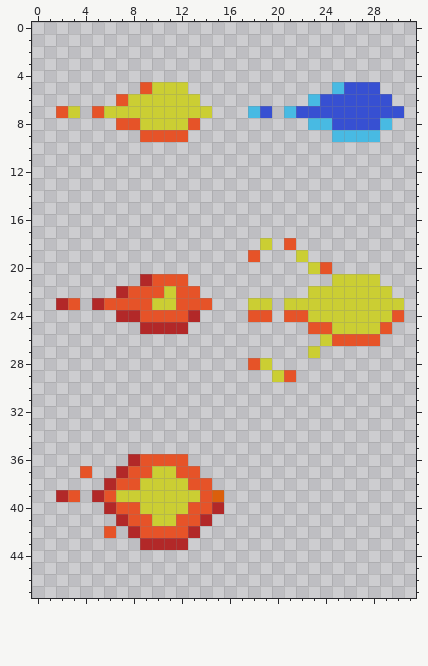
Two versions of one pixel-art sprite, assets/sprites/guns/Bullets.png. The first picture shows the starting point.
The file is 32x48 pixels. The old version is drawn lined up with the new one.
Now the later version:
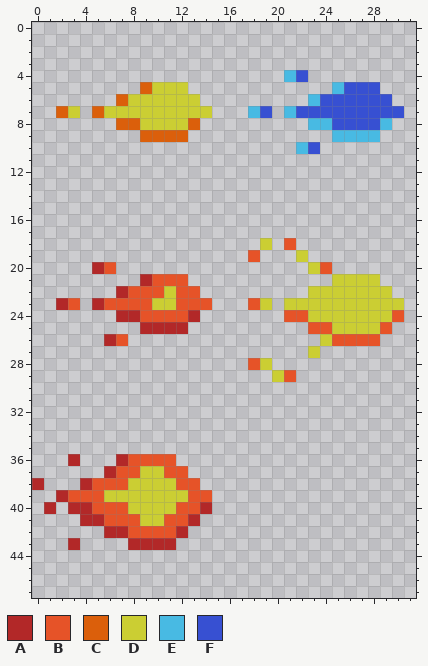
Palette (. is transparent): A #b22828  B #e65328  C #db5f0b  D #cbce33  E #48bae3  F #3750d2
Changes in this commit:
whole drawing moved by +2,+0 (the old picture is shown already moved)
y 4: x 21..22 .. -> EF
y 5: x 9 B -> C
y 6: x 7 B -> C
y 7: x 2 B -> C; x 5 B -> C
y 8: x 7..8 BB -> CC; x 13 B -> C
y 9: x 9..12 BBBB -> CCCC
y 10: x 22..23 .. -> EF
y 20: x 5..6 .. -> AB
y 23: x 18 D -> B
y 24: x 18..19 BB -> ..
y 26: x 6..7 .. -> AB
y 36: x 3 . -> A; x 7..8 .A -> AB; x 12 B -> .
y 37: x 4 B -> .; x 6..7 .A -> AB; x 9 B -> D; x 11 D -> B; x 13 B -> .
y 38: x 0 . -> A; x 4..6 ..A -> ABB; x 8 B -> D; x 12 D -> B; x 14 B -> .
y 39: x 4..6 .AB -> BBD; x 13 D -> B; x 15 C -> .
y 40: x 1 . -> A; x 3..6 ...A -> AABB; x 8 B -> D; x 12 D -> B; x 14..15 BA -> A.
y 41: x 4..7 ...A -> AABB; x 9 B -> D; x 11 D -> B; x 13..14 BA -> A.
y 42: x 6..8 B.A -> AAB; x 12..13 BA -> A.
y 43: x 3 . -> A; x 8 . -> A; x 12 A -> .
Where, in picture pixels (left, top, right, bottom), the same in both pictures:
added: (284, 70, 308, 82)
changed: (56, 82, 200, 142)
added: (296, 142, 320, 154)
added: (92, 262, 116, 274)
changed: (248, 298, 272, 322)
added: (104, 334, 128, 346)
changed: (32, 454, 224, 550)
